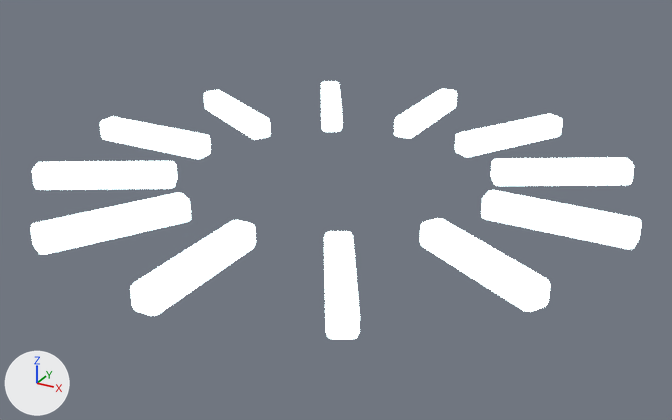
One commit to the Blender file assets/impact.blend: the scene before it, then after it.
One viewpoint serves both versions: a camera (50 mm lens) standing at (1.197, -2.168, 1.222) and looking at (0.023, -0.035, 0.155). The lights are fixed; the arrows at lower left show +X, +Y and +Z. The first picture is the older version.

The first picture shows 'Impact spark', 'Impact spark.001', 'Impact spark.002', 'Impact spark.003', 'Impact spark.004', 'Impact spark.005', 'Impact spark.006', 'Impact spark.007', 'Impact spark.008', 'Impact spark.009', 'Impact spark.010', 'Impact spark.011'.
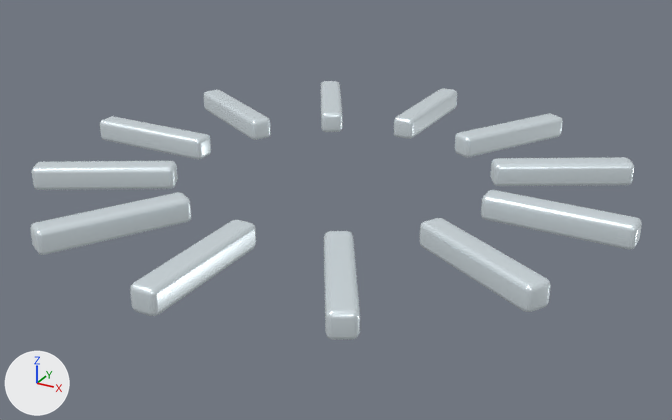
Changed parts and their boxes (x1, y1, x2, y2) in the pictures (672 x 420 px):
'Impact spark.011', recoloured (pale blue to white)
    both: (420, 218, 551, 312)
'Impact spark.009', recoloured (pale blue to white)
    both: (130, 220, 256, 316)
'Impact spark.008', recoloured (pale blue to white)
    both: (30, 192, 191, 255)
'Impact spark', recoloured (pale blue to white)
    both: (481, 190, 642, 249)
'Impact spark.007', recoloured (pale blue to white)
    both: (32, 161, 178, 190)
'Impact spark.001', recoloured (pale blue to white)
    both: (491, 157, 634, 186)
'Impact spark.010', recoloured (pale blue to white)
    both: (324, 231, 360, 340)
'Impact spark.006', recoloured (pale blue to white)
    both: (100, 116, 211, 160)
'Impact spark.002', recoloured (pale blue to white)
    both: (455, 113, 563, 158)
'Impact spark.005', recoloured (pale blue to white)
    both: (204, 90, 271, 140)
'Impact spark.003', recoloured (pale blue to white)
    both: (394, 88, 457, 139)
'Impact spark.004', recoloured (pale blue to white)
    both: (321, 81, 343, 132)

Diff of the bpy script that builds the scene:
```diff
--- a/assets/impact.blend.py
+++ b/assets/impact.blend.py
@@ me_cube_322 @@
 me_cube_322.from_pydata(...)  # 8 vertices, 6 faces; spans x -0.2..0.2, y -0.035..0.035, z -0.035..0.035
-me_cube_322.materials.append(mat_ball_core)  # pale blue #e7ffff, glowing pale blue #e7ffff
+me_cube_322.materials.append(mat_chrome)  # white #dde7ec
@@ me_cube_323 @@
 me_cube_323.from_pydata(...)  # 8 vertices, 6 faces; spans x -0.2..0.2, y -0.035..0.035, z -0.035..0.035
-me_cube_323.materials.append(mat_ball_core)  # pale blue #e7ffff, glowing pale blue #e7ffff
+me_cube_323.materials.append(mat_chrome)  # white #dde7ec
@@ me_cube_324 @@
 me_cube_324.from_pydata(...)  # 8 vertices, 6 faces; spans x -0.2..0.2, y -0.035..0.035, z -0.035..0.035
-me_cube_324.materials.append(mat_ball_core)  # pale blue #e7ffff, glowing pale blue #e7ffff
+me_cube_324.materials.append(mat_chrome)  # white #dde7ec
@@ me_cube_325 @@
 me_cube_325.from_pydata(...)  # 8 vertices, 6 faces; spans x -0.2..0.2, y -0.035..0.035, z -0.035..0.035
-me_cube_325.materials.append(mat_ball_core)  # pale blue #e7ffff, glowing pale blue #e7ffff
+me_cube_325.materials.append(mat_chrome)  # white #dde7ec
@@ me_cube_326 @@
 me_cube_326.from_pydata(...)  # 8 vertices, 6 faces; spans x -0.2..0.2, y -0.035..0.035, z -0.035..0.035
-me_cube_326.materials.append(mat_ball_core)  # pale blue #e7ffff, glowing pale blue #e7ffff
+me_cube_326.materials.append(mat_chrome)  # white #dde7ec
@@ me_cube_328 @@
 me_cube_328.from_pydata(...)  # 8 vertices, 6 faces; spans x -0.2..0.2, y -0.035..0.035, z -0.035..0.035
-me_cube_328.materials.append(mat_ball_core)  # pale blue #e7ffff, glowing pale blue #e7ffff
+me_cube_328.materials.append(mat_chrome)  # white #dde7ec
@@ me_cube_329 @@
 me_cube_329.from_pydata(...)  # 8 vertices, 6 faces; spans x -0.2..0.2, y -0.035..0.035, z -0.035..0.035
-me_cube_329.materials.append(mat_ball_core)  # pale blue #e7ffff, glowing pale blue #e7ffff
+me_cube_329.materials.append(mat_chrome)  # white #dde7ec
@@ me_cube_337 @@
+me_cube_337 = me_cube_329.copy(); me_cube_337.name = 'Cube.337'  # the mesh of ob_impact_spark_011
@@ me_cube_336 @@
+me_cube_336 = me_cube_329.copy(); me_cube_336.name = 'Cube.336'  # the mesh of ob_impact_spark_011
@@ me_cube_335 @@
+me_cube_335 = me_cube_329.copy(); me_cube_335.name = 'Cube.335'  # the mesh of ob_impact_spark_011
@@ me_cube_334 @@
+me_cube_334 = me_cube_329.copy(); me_cube_334.name = 'Cube.334'  # the mesh of ob_impact_spark_011
@@ ob_impact_spark @@
-ob_impact_spark = bpy.data.objects.new('Impact spark', me_cube_318)
+ob_impact_spark = bpy.data.objects.new('Impact spark', me_cube_326)
 ob_impact_spark.location = (0.65, 0.0, 0.25)
@@ ob_impact_spark_002 @@
-ob_impact_spark_002 = bpy.data.objects.new('Impact spark.002', me_cube_320)
+ob_impact_spark_002 = bpy.data.objects.new('Impact spark.002', me_cube_328)
 ob_impact_spark_002.location = (0.325, 0.563, 0.25)
@@ ob_impact_spark_003 @@
-ob_impact_spark_003 = bpy.data.objects.new('Impact spark.003', me_cube_321)
+ob_impact_spark_003 = bpy.data.objects.new('Impact spark.003', me_cube_329)
 ob_impact_spark_003.location = (0.0, 0.65, 0.25)
@@ ob_impact_spark_008 @@
-ob_impact_spark_008 = bpy.data.objects.new('Impact spark.008', me_cube_326)
+ob_impact_spark_008 = bpy.data.objects.new('Impact spark.008', me_cube_334)
 ob_impact_spark_008.location = (-0.325, -0.563, 0.25)
@@ ob_impact_spark_009 @@
-ob_impact_spark_009 = bpy.data.objects.new('Impact spark.009', me_cube_327)
+ob_impact_spark_009 = bpy.data.objects.new('Impact spark.009', me_cube_335)
 ob_impact_spark_009.location = (0.0, -0.65, 0.25)
@@ ob_impact_spark_010 @@
-ob_impact_spark_010 = bpy.data.objects.new('Impact spark.010', me_cube_328)
+ob_impact_spark_010 = bpy.data.objects.new('Impact spark.010', me_cube_336)
 ob_impact_spark_010.location = (0.325, -0.563, 0.25)
@@ ob_impact_spark_011 @@
-ob_impact_spark_011 = bpy.data.objects.new('Impact spark.011', me_cube_329)
+ob_impact_spark_011 = bpy.data.objects.new('Impact spark.011', me_cube_337)
 ob_impact_spark_011.location = (0.563, -0.325, 0.25)
```
